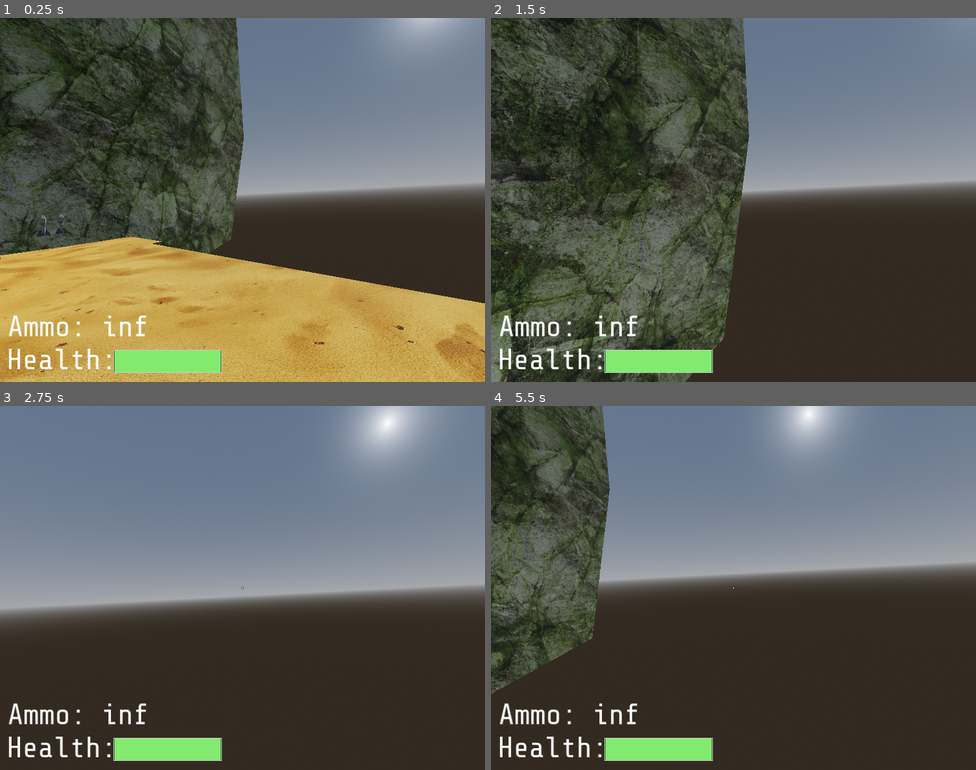
Above: before the commit, frames 1-4 (two rows, left to right).
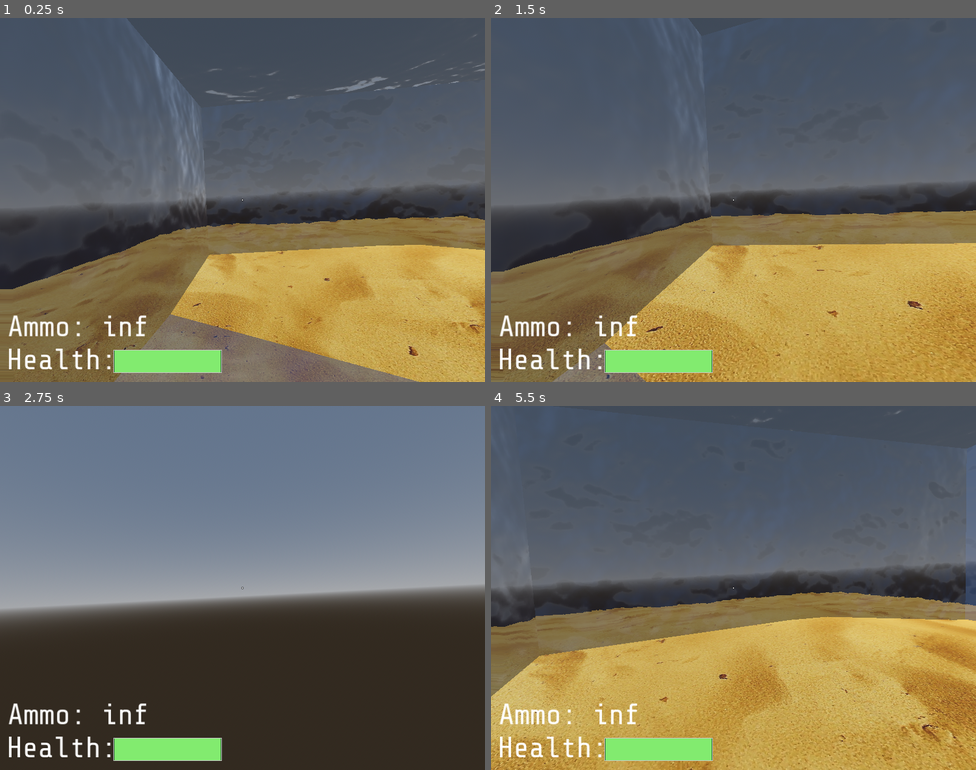
Above: after the commit, the same moments.

Repository: ant1234/retro_fps
Game: Godot game, scene res://world.tscn
Two runs of this game, one before a commit and one after it. Both use one fixed random seed, a clock stepped at 60 frames per second and the inputs below.
Inputs (mouse positions are in pixels of both pictures, inside the frame that each line leads up to):
- Up to frame 1 (0.25 s): no input
- Up to frame 2 (1.5 s): tap Enter at 0.5 s; move the mouse to (757, 200) at 0.52 s; press the mouse at (757, 200) at 0.53 s; hold Up (move_forwards) from 0.53 s (still down); tap Space (jump) at 0.77 s; move the mouse to (709, 200) at 1.27 s; release the mouse at (709, 200) at 1.28 s; tap 1 at 1.35 s
- Up to frame 3 (2.75 s): keep holding Up (move_forwards); tap Space (jump) at 1.52 s; move the mouse to (252, 580) at 2.02 s; tap 2 at 2.1 s
- Up to frame 4 (5.5 s): keep holding Up (move_forwards); tap R (restart) at 2.75, 5 s; move the mouse to (728, 595) at 2.77 s; tap 3 at 2.85 s; tap Space (jump) at 3.02, 3.77, 4.52 s; move the mouse to (767, 591) at 3.52 s; tap 4 at 3.6 s; move the mouse to (694, 584) at 4.27 s; tap 5 at 4.35 s; move the mouse to (738, 588) at 5.02 s; tap 6 at 5.1 s

The runs differ from the first frame. In frame 1, 80% of the frame differs, in the area x 0-100%, y 0-100%; in frame 2, 92%; in frame 3, 2.7%; in frame 4, 93%.

Commit message:
Fix bug with character movement when in water

Diff:
--- a/characters/character_mover.gd
+++ b/characters/character_mover.gd
@@ -25,10 +25,12 @@
 	if has_node("../Camera3D"):
 		camera_3d = get_node("../Camera3D") as Camera3D
 
+
 func set_move_dir(new_move_dir: Vector3):
 	move_dir = new_move_dir
 	move_dir.y = 0.0
 	move_dir = move_dir.normalized()
+
 
 func get_move_speed() -> float:
 	return max_speed / 2.0 if in_water else max_speed
@@ -49,15 +51,10 @@
 func _physics_process(delta: float) -> void:
 	in_water = _is_in_water()
 
-	var input_dir = Input.get_vector("move_forwards", "move_left", "move_backwards", "move_right")
-	if camera_3d != null:
-		cam_aligned_wish_dir = camera_3d.global_transform.basis * Vector3(input_dir.x, 0., input_dir.y)
-	else:
-		cam_aligned_wish_dir = Vector3(input_dir.x, 0., input_dir.y)
-
+	# Handle water and land movement
 	if in_water:
-		# Apply water resistance and swim force
-		character_body.velocity += cam_aligned_wish_dir * get_move_speed() * delta
+		# Apply water resistance and swim force (no camera alignment adjustment)
+		character_body.velocity += move_dir * get_move_speed() * delta
 
 		if Input.is_action_pressed("jump"):
 			character_body.velocity.y += swim_up_speed * delta
@@ -76,7 +73,6 @@
 			character_body.velocity.y -= gravity * delta
 
 		var drag = move_drag if not move_dir.is_zero_approx() else stop_drag
-
 		var flat_velo = character_body.velocity
 		flat_velo.y = 0.0
 		character_body.velocity += move_accel * move_dir - flat_velo * drag
--- a/world.tscn
+++ b/world.tscn
@@ -112,7 +112,7 @@
 navigation_mesh = SubResource("NavigationMesh_3a2pe")
 
 [node name="Player" parent="." instance=ExtResource("1_udsn1")]
-transform = Transform3D(-0.769316, -0.023569, -0.638434, -0.0507095, 0.99842, 0.0242461, 0.636853, 0.051028, -0.769296, -0.547362, 0.407353, 0.689644)
+transform = Transform3D(-0.122898, -0.0303317, 0.991957, -0.0507095, 0.99842, 0.0242461, -0.991123, -0.0473217, -0.124242, -12.4891, -3.65239, -10.0108)
 
 [node name="TestTarget" type="StaticBody3D" parent="."]
 transform = Transform3D(1, 0, 0, 0, 1, 0, 0, 0, 1, 4.84442, 5.21036, -46.6381)
